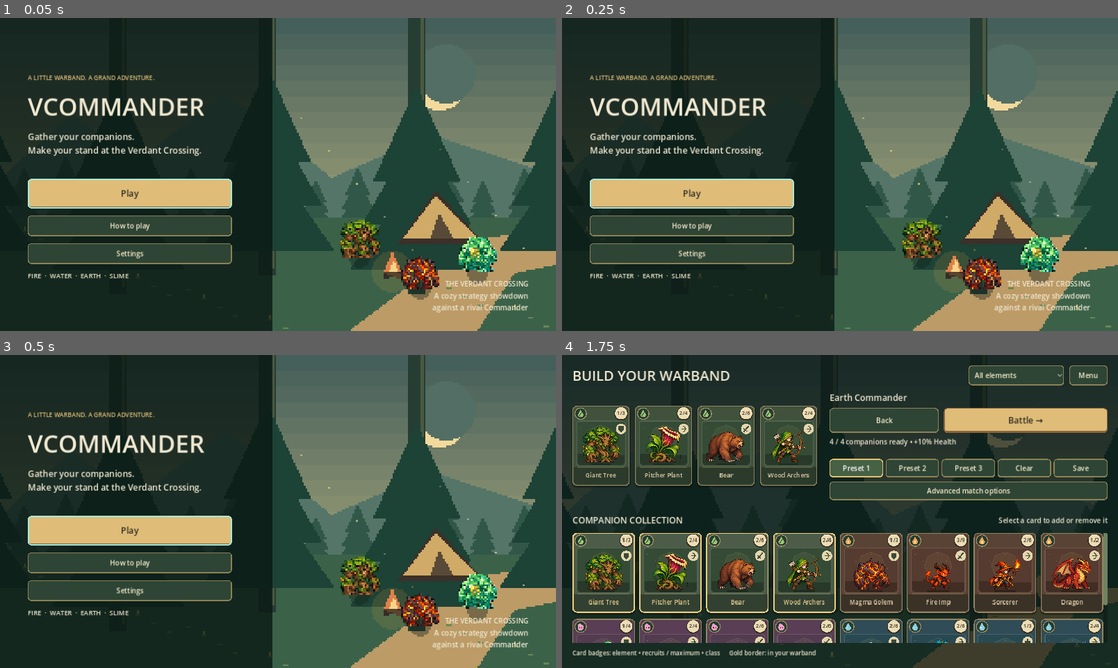
Above: before the commit, frames 1-4 (two rows, left to right).
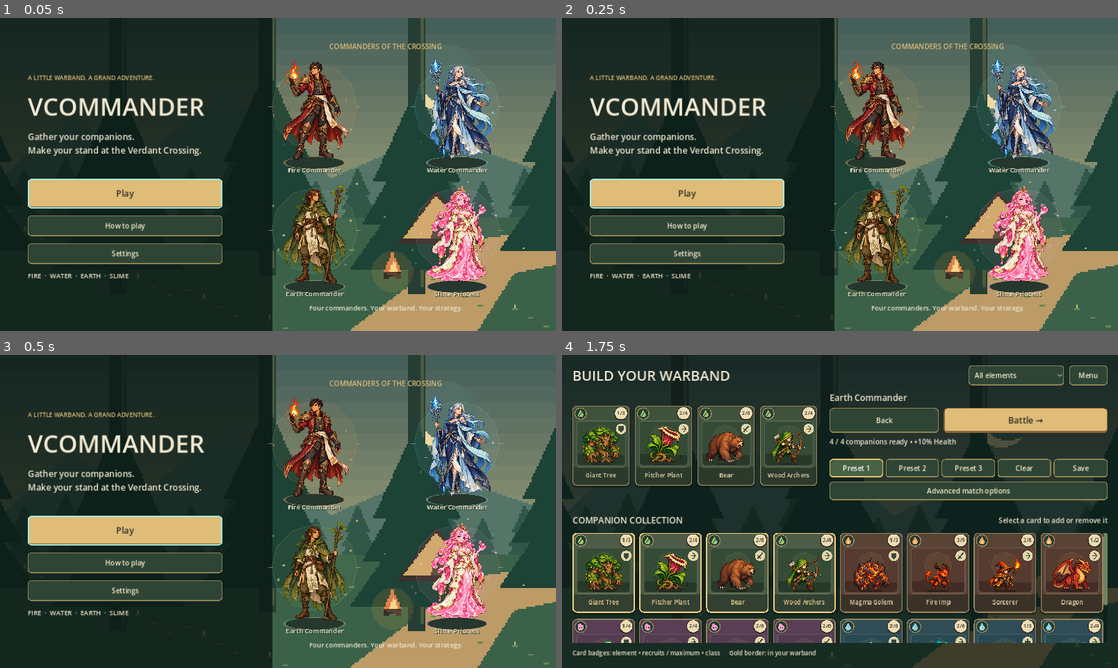
Above: after the commit, the same moments.

Repository: oaklanavery-hub/vcommander
Game: Godot game, scene res://scenes/main_menu/main_menu.tscn
The game is run twice, just before and just after one commit, with the same random seed, the same clock (stepped at 60 frames per second) and the same inputs. Sound files missing from this copy of the repository are replaced by a short silence.
Inputs:
- Up to frame 1 (0.05 s): no input
- Up to frame 2 (0.25 s): no input
- Up to frame 3 (0.5 s): no input
- Up to frame 4 (1.75 s): click "Play" at 0.5 s; click "Next →" at 1.25 s

The runs differ from the first frame. In frame 1, 13% of the frame differs, in the area x 19-95%, y 8-95%; in frame 2, 13%; in frame 3, 13%; in frame 4, nothing differs.

Commit message:
Feature all Commanders in an animated pixel title showcase

Diff:
--- a/project.godot
+++ b/project.godot
@@ -5,7 +5,7 @@
 [application]
 
 config/name="VCommander"
-config/version="0.8.1"
+config/version="0.8.2"
 run/main_scene="res://scenes/main_menu/main_menu.tscn"
 
 [autoload]
--- a/scripts/main_menu/main_menu.gd
+++ b/scripts/main_menu/main_menu.gd
@@ -1,6 +1,7 @@
 extends Control
 
 const Backdrop = preload("res://scripts/presentation/pixel_backdrop.gd")
+const Showcase = preload("res://scripts/presentation/commander_showcase.gd")
 var play_button: Button
 
 func _ready() -> void:
@@ -24,10 +25,10 @@
     margin.offset_bottom = -42
     var main := HBoxContainer.new()
     main.name = "Main"
-    main.add_theme_constant_override("separation", 70)
+    main.add_theme_constant_override("separation", 48)
     margin.add_child(main)
     var left := VBoxContainer.new()
-    left.custom_minimum_size.x = 470
+    left.custom_minimum_size.x = 448
     left.alignment = BoxContainer.ALIGNMENT_CENTER
     left.add_theme_constant_override("separation", 16)
     main.add_child(left)
@@ -59,14 +60,20 @@
     left.add_child(settings)
     left.add_child(ScreenStyle.label("FIRE  ·  WATER  ·  EARTH  ·  SLIME", 15))
     var right := VBoxContainer.new()
+    right.name = "Commanders"
     right.size_flags_horizontal = Control.SIZE_EXPAND_FILL
-    right.alignment = BoxContainer.ALIGNMENT_END
+    right.add_theme_constant_override("separation", 4)
     main.add_child(right)
-    var caption := ScreenStyle.label("THE VERDANT CROSSING", 16)
-    caption.horizontal_alignment = HORIZONTAL_ALIGNMENT_RIGHT
+    var caption := ScreenStyle.label("COMMANDERS OF THE CROSSING", 16)
+    caption.horizontal_alignment = HORIZONTAL_ALIGNMENT_CENTER
+    caption.add_theme_color_override("font_color", Color("dfbd78"))
     right.add_child(caption)
-    var note := ScreenStyle.label("A cozy strategy showdown\nagainst a rival Commander", 17)
-    note.horizontal_alignment = HORIZONTAL_ALIGNMENT_RIGHT
+    var showcase := Showcase.new()
+    showcase.name = "Showcase"
+    showcase.size_flags_vertical = Control.SIZE_EXPAND_FILL
+    right.add_child(showcase)
+    var note := ScreenStyle.label("Four commanders. Your warband. Your strategy.", 15)
+    note.horizontal_alignment = HORIZONTAL_ALIGNMENT_CENTER
     right.add_child(note)
     play_button.grab_focus()
 
--- /dev/null
+++ b/scripts/presentation/commander_showcase.gd
@@ -0,0 +1,146 @@
+extends Control
+
+# Title-screen illustration only. Reuse the gallery artwork; no combat actors
+# or simulation state are created by these idle poses.
+const FRAMES := 32
+const CYCLE := 4.8
+const ACCENTS := {"fire": Color("efad60"), "water": Color("9bdcea"), "earth": Color("b7ce87"), "slime": Color("f2acd1")}
+var _commanders: Array[Dictionary] = []
+var _textures: Dictionary = {}
+var _meshes: Dictionary = {}
+var _clock := 0.0
+var _refresh := 0.0
+var _was_reduced := false
+
+func _ready() -> void:
+    mouse_filter = Control.MOUSE_FILTER_IGNORE
+    texture_filter = CanvasItem.TEXTURE_FILTER_NEAREST
+    _commanders = ContentDatabase.get_all_commanders()
+    # Follow the art catalog's order without making a fixed-size roster.
+    var frames: Dictionary = PixelAtlasArt.catalog().get("commanders", {}).get("frames", {})
+    _commanders.sort_custom(func(a: Dictionary, b: Dictionary):
+        var left: Array = frames.get(str(a.get("element", "")), [999, 999])
+        var right: Array = frames.get(str(b.get("element", "")), [999, 999])
+        var left_order := int(left[1]) * 100 + int(left[0])
+        var right_order := int(right[1]) * 100 + int(right[0])
+        return str(a.get("id", "")) < str(b.get("id", "")) if left_order == right_order else left_order < right_order
+    )
+    for commander in _commanders:
+        var element := str(commander.get("element", ""))
+        _textures[element] = PixelAtlasArt.standalone(CommanderArt.icon(element))
+    _was_reduced = GameAudio.reduced_motion
+
+func _process(delta: float) -> void:
+    if GameAudio.reduced_motion != _was_reduced:
+        _was_reduced = GameAudio.reduced_motion
+        queue_redraw()
+    if GameAudio.reduced_motion:
+        return
+    _clock = fmod(_clock + delta, CYCLE)
+    _refresh += delta
+    if _refresh >= 0.05:
+        _refresh = fmod(_refresh, 0.05)
+        queue_redraw()
+
+func _draw() -> void:
+    if _commanders.is_empty() or size.x <= 0 or size.y <= 0:
+        return
+    var columns := mini(2, _commanders.size())
+    var rows := ceili(float(_commanders.size()) / columns)
+    var cell := Vector2(size.x / columns, size.y / rows)
+    for index in range(_commanders.size()):
+        var origin := Vector2(index % columns, index / columns) * cell
+        _draw_commander(_commanders[index], origin, cell, index)
+
+func _draw_commander(commander: Dictionary, origin: Vector2, cell: Vector2, index: int) -> void:
+    var element := str(commander.get("element", ""))
+    var accent: Color = ACCENTS.get(element, Color("dfbd78"))
+    var center := (origin + Vector2(cell.x * 0.5, cell.y * 0.43)).round()
+    var foot := (origin + Vector2(cell.x * 0.5, cell.y - 37)).round()
+    var radius := floorf(minf(cell.x * 0.34, cell.y * 0.35))
+    var halo := PackedVector2Array()
+    for point in range(13):
+        halo.append((center + Vector2.from_angle(TAU * point / 12) * radius).round())
+    draw_colored_polygon(halo, Color(accent, 0.065))
+    draw_polyline(halo, Color(accent, 0.24), 1)
+    draw_line(center - Vector2(radius + 8, 0), center - Vector2(radius - 4, 0), Color(accent, 0.5), 2)
+    draw_line(center + Vector2(radius - 4, 0), center + Vector2(radius + 8, 0), Color(accent, 0.5), 2)
+    draw_set_transform(foot + Vector2(0, 3), 0, Vector2(1, 0.2))
+    draw_circle(Vector2.ZERO, minf(cell.x * 0.27, 70), Color("26372d"))
+    draw_arc(Vector2.ZERO, minf(cell.x * 0.27, 70), 0, TAU, 20, Color(accent, 0.48), 4)
+    draw_set_transform(Vector2.ZERO)
+    var reduced := GameAudio.reduced_motion
+    var phase := 0 if reduced else posmod(int(floor(_clock / CYCLE * FRAMES)) + index * 7, FRAMES)
+    var angle := TAU * phase / FRAMES
+    var picture: Texture2D = _textures[element]
+    var height := floorf(minf(cell.y - 48, minf(cell.x * 1.25, 240)))
+    var draw_size := Vector2(height * 2.0 / 3.0, height)
+    var lift := 0.0 if reduced else (-2.0 - sin(angle) * 2.0 if element == "slime" else -sin(angle) * 0.8)
+    var position := (foot - Vector2(draw_size.x * 0.5, draw_size.y) + Vector2(0, lift)).round()
+    draw_set_transform(position, 0, draw_size)
+    draw_mesh(_idle_mesh(element, phase, reduced), picture)
+    draw_set_transform(Vector2.ZERO)
+    _draw_motes(element, center, radius, accent, angle, reduced)
+    var font := ThemeDB.fallback_font
+    var title := str(commander.get("display_name", "Commander"))
+    var title_width := font.get_string_size(title, HORIZONTAL_ALIGNMENT_LEFT, -1, 15).x
+    var label_position := Vector2(foot.x - title_width * 0.5, origin.y + cell.y - 12).round()
+    draw_string(font, label_position + Vector2(1, 2), title, HORIZONTAL_ALIGNMENT_LEFT, -1, 15, Color("1f3029"))
+    draw_string(font, label_position, title, HORIZONTAL_ALIGNMENT_LEFT, -1, 15, Color("f2e4c6"))
+
+func _idle_mesh(element: String, phase: int, reduced: bool) -> ArrayMesh:
+    var key := "%s:%d:%s" % [element, phase, reduced]
+    if _meshes.has(key):
+        return _meshes[key]
+    var vertices := PackedVector3Array()
+    var uvs := PackedVector2Array()
+    var indices := PackedInt32Array()
+    var wave := 0.0 if reduced else sin(TAU * phase / FRAMES)
+    var follow := 0.0 if reduced else sin(TAU * phase / FRAMES + 0.8)
+    for y in range(13):
+        for x in range(9):
+            var uv := Vector2(x / 8.0, y / 12.0)
+            var upper := 1.0 - smoothstep(0.55, 0.98, uv.y)
+            var cloth := smoothstep(0.35, 0.88, absf(uv.x - 0.5) * 2) * sin(uv.y * PI)
+            var offset := Vector2(wave * 0.009 * upper + follow * 0.015 * cloth, -wave * 0.005 * upper)
+            if element == "water":
+                offset.x += follow * 0.018 * cloth
+            elif element == "earth":
+                offset.x *= 0.65
+            elif element == "slime":
+                offset.x += (uv.x - 0.5) * wave * 0.022
+                offset.y += (1.0 - uv.y) * wave * 0.01
+            vertices.append(Vector3(uv.x + offset.x, uv.y + offset.y, 0))
+            uvs.append(uv)
+    for y in range(12):
+        for x in range(8):
+            var first := y * 9 + x
+            indices.append_array(PackedInt32Array([first, first + 1, first + 10, first, first + 10, first + 9]))
+    var arrays := []
+    arrays.resize(Mesh.ARRAY_MAX)
+    arrays[Mesh.ARRAY_VERTEX] = vertices
+    arrays[Mesh.ARRAY_TEX_UV] = uvs
+    arrays[Mesh.ARRAY_INDEX] = indices
+    var mesh := ArrayMesh.new()
+    mesh.add_surface_from_arrays(Mesh.PRIMITIVE_TRIANGLES, arrays)
+    _meshes[key] = mesh
+    return mesh
+
+func _draw_motes(element: String, center: Vector2, radius: float, accent: Color, angle: float, reduced: bool) -> void:
+    for index in range(5):
+        var travel := index / 5.0 if reduced else fposmod(index / 5.0 + angle / TAU, 1.0)
+        var side := -1.0 if index % 2 == 0 else 1.0
+        var point := (center + Vector2(side * radius * (0.72 + index % 3 * 0.12), radius * (0.85 - travel * 1.7))).round()
+        var color := Color(accent, 0.45 if reduced else 0.25 + sin(travel * PI) * 0.55)
+        match element:
+            "fire":
+                draw_rect(Rect2(point, Vector2(2, 5)), color)
+                draw_rect(Rect2(point + Vector2(0, 3), Vector2(3, 2)), Color("ef8553", color.a))
+            "water":
+                draw_line(point - Vector2(3, 0), point + Vector2(3, 0), color, 1)
+                draw_line(point - Vector2(0, 3), point + Vector2(0, 3), color, 1)
+            "earth":
+                draw_colored_polygon(PackedVector2Array([point - Vector2(3, 1), point + Vector2(2, -3), point + Vector2(3, 2), point + Vector2(-2, 3)]), color)
+            _:
+                draw_arc(point, 2 + index % 2, 0, TAU, 8, color, 1)
+                draw_rect(Rect2(point - Vector2.ONE, Vector2.ONE), Color("fff0dc", color.a))
--- a/scripts/presentation/forest_backdrop.gd
+++ b/scripts/presentation/forest_backdrop.gd
@@ -1,6 +1,5 @@
 extends Control
 
-const Art = preload("res://scripts/presentation/pixel_unit_art.gd")
 var camp := false
 var _clock := 0.0
 var _refresh := 0.0
@@ -65,12 +64,6 @@
     var flicker := 0.0 if GameAudio.reduced_motion else sin(_clock * 6) * 1.5
     draw_colored_polygon(PackedVector2Array([Vector2(221, 146), Vector2(226, 134 + flicker), Vector2(231, 146)]), Color("df814a"))
     draw_colored_polygon(PackedVector2Array([Vector2(224, 146), Vector2(227, 139 - flicker), Vector2(229, 146)]), Color("f7d589"))
-    var cards := ContentDatabase.get_all_cards()
-    for index in range(mini(3, cards.size())):
-        var card: Dictionary = cards[index * 4 % cards.size()]
-        var point: Vector2 = [Vector2(207, 137), Vector2(242, 155), Vector2(275, 146)][index]
-        draw_circle(point + Vector2(0, 1), 6, Color(0.07, 0.13, 0.10, 0.4))
-        Art.draw_unit(self, point, str(card.get("role", "range")), str(card.get("element", "earth")), 1.15, index == 2, 0, str(card.get("id", "")))
     for index in range(9):
         var point := Vector2(173 + index * 16, 57 + (index * 19) % 77)
         var glow := 0.45 + sin(_clock * 1.2 + index) * 0.25
--- a/tools/capture_ui.gd
+++ b/tools/capture_ui.gd
@@ -31,6 +31,22 @@
     var db = root.get_node("ContentDatabase")
     var menu = root.get_node("GameMenu")
     await capture("res://scenes/main_menu/main_menu.tscn", "menu")
+    var audio = root.get_node("GameAudio")
+    var reduced: bool = audio.reduced_motion
+    var showcase = current_scene.get_node("Margin/Main/Commanders/Showcase")
+    showcase.set_process(false)
+    audio.reduced_motion = false
+    showcase._clock = 1.2
+    showcase.queue_redraw()
+    await save_image("menu_motion_1")
+    showcase._clock = 2.4
+    showcase.queue_redraw()
+    await save_image("menu_motion_2")
+    audio.reduced_motion = true
+    showcase.queue_redraw()
+    await save_image("menu_reduced_motion")
+    audio.reduced_motion = reduced
+    showcase.set_process(true)
     menu.open_help()
     await save_image("help")
     menu.close()
Not shown, added: scripts/presentation/commander_showcase.gd.uid
Not shown, changed: .github/workflows/ci.yml
Not shown, changed: README.md
Not shown, changed: docs/ARCHITECTURE.md
Not shown, changed: docs/CHANGELOG.md
Not shown, changed: docs/DEVELOPMENT_STATUS.md
Not shown, changed: docs/ROADMAP.md
